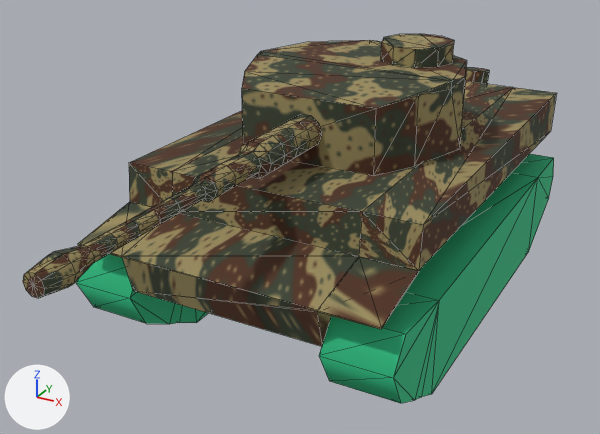
Two versions of the OBJ model test/models/tygrysv2.obj, one commit apart.
Both versions are drawn from a 50 mm camera at (8.4, -18.79, 10.77) aimed at (-0.52, -2.58, 2.66). Lighting does not change. The marker at lower left points along +X, +Y and +Z. Mesh edges are drawn as thin lines. Where no turn or scale is listed for an object, it has been applied to the vertices.

The older version as bpy lines, for what is in view:
```python
me_tygrysv2 = bpy.data.meshes.new('tygrysv2')
me_tygrysv2.from_pydata(...)  # 330 vertices, 627 faces; spans x -4.1..3.7, y -11.3..7.0, z 0.0..6.4
# faces by material slot: [539, 88]
me_tygrysv2.materials.append(mat_material__0)  # picture img_ambush_pattern_png
me_tygrysv2.materials.append(mat_wire_006135058)  # green #2ac083
ob_tygrysv2 = bpy.data.objects.new('tygrysv2', me_tygrysv2)
ob_tygrysv2.location = (0.0, 0.0, 0.0)
```
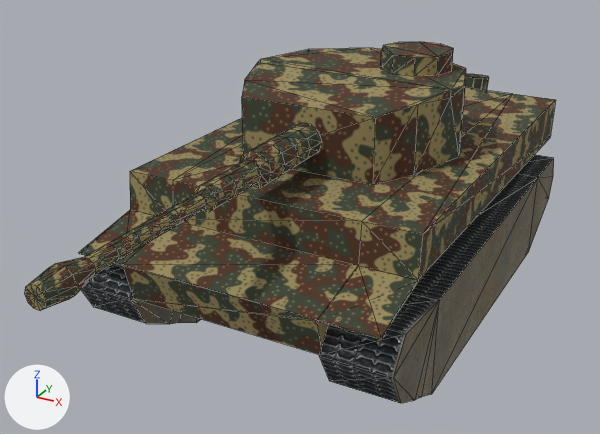
Where the change shows, as pixel boxes (x1, y1, x2, y2) in the pictures (600 x 434 px; the box of a moved part takes in the faces that stretch with it):
'tygrysv2', recoloured, reshaped, surface changed: before (23, 34, 556, 403); after (25, 42, 556, 403)
part 1 of me_tygrysv2, moved or reshaped: before (78, 82, 556, 346); after (79, 88, 556, 354)
part 2 of me_tygrysv2, moved or reshaped: before (466, 67, 489, 84); after (465, 74, 489, 91)
part 3 of me_tygrysv2, moved or reshaped: before (242, 40, 467, 176); after (242, 48, 466, 184)
part 4 of me_tygrysv2, moved or reshaped: before (381, 34, 454, 67); after (381, 42, 453, 76)
part 5 of me_tygrysv2, moved or reshaped: before (23, 114, 322, 298); after (25, 123, 322, 310)
part 6 of me_tygrysv2, surface changed (green to grey): before (76, 154, 554, 403); after (81, 154, 554, 403)

The change in detail:
Picture 'Predtreads.png' (img_predtreads_png) is new.
Material 'Material__1' (mat_material__1) is new.
Its texture is img_predtreads_png.
Its roughness is 0.9.
me_tygrysv2 is used by ob_tygrysv2; location (0.0, 0.0, 0.0).
me_tygrysv2 had 330 vertices, 627 faces and spanned x -4.1..3.7, y -11.3..7.0, z 0.0..6.4.
me_tygrysv2 now has 330 vertices, 627 faces and spans x -4.1..3.7, y -11.3..7.0, z 0.0..6.2.
me_tygrysv2 part 1: the loose piece of 37 vertices spanning x -3.8..3.4, y -6.7..6.1, z 1.1..4.2 is moved by (0.0, 0.0, -0.2).
me_tygrysv2 part 2: the loose piece of 20 vertices spanning x 0.3..1.2, y 5.8..7.0, z 2.0..4.5 is moved by (0.0, 0.0, -0.2).
me_tygrysv2 part 3: the loose piece of 23 vertices spanning x -3.0..2.6, y -2.9..2.4, z 4.2..6.0 is moved by (0.0, 0.0, -0.2).
me_tygrysv2 part 4: the loose piece of 20 vertices spanning x 0.0..1.9, y 0.0..1.8, z 6.0..6.4 is moved by (0.0, 0.0, -0.2).
me_tygrysv2 part 5: the loose piece of 162 vertices spanning x -0.6..0.2, y -11.3..-2.9, z 4.6..5.4 is moved by (0.0, 0.0, -0.2).
me_tygrysv2 part 6: texture (UV) coordinates of 627 of 627 faces, centred in x -4.1..3.7, y -11.3..7.0, z 0.0..6.4, changed; they spanned u 0.0..1.0, v 0.0..1.0 and now span u -0.84..2.65, v -0.01..4.2.
me_tygrysv2 no longer uses material mat_wire_006135058 (green #2ac083).
me_tygrysv2 now uses material mat_material__1 (picture img_predtreads_png).
